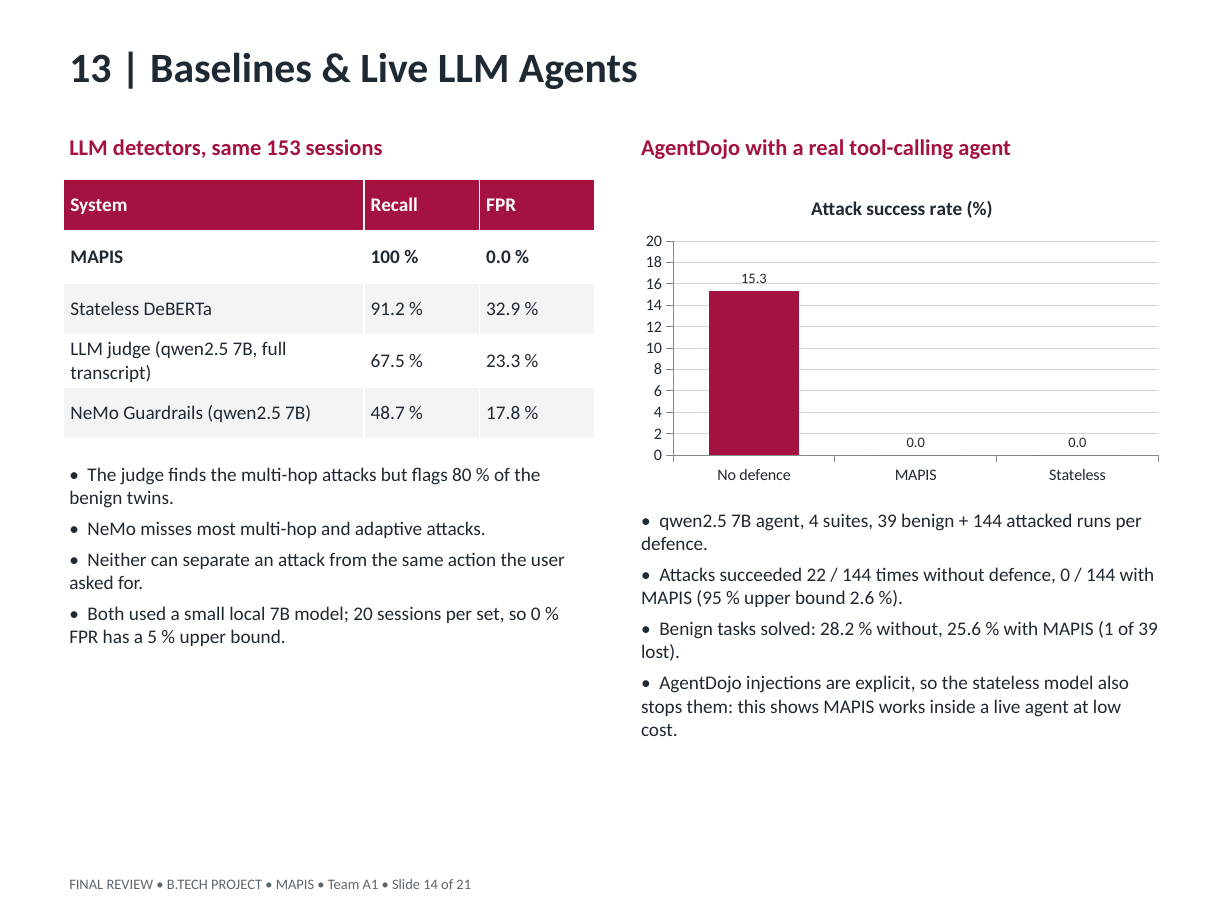
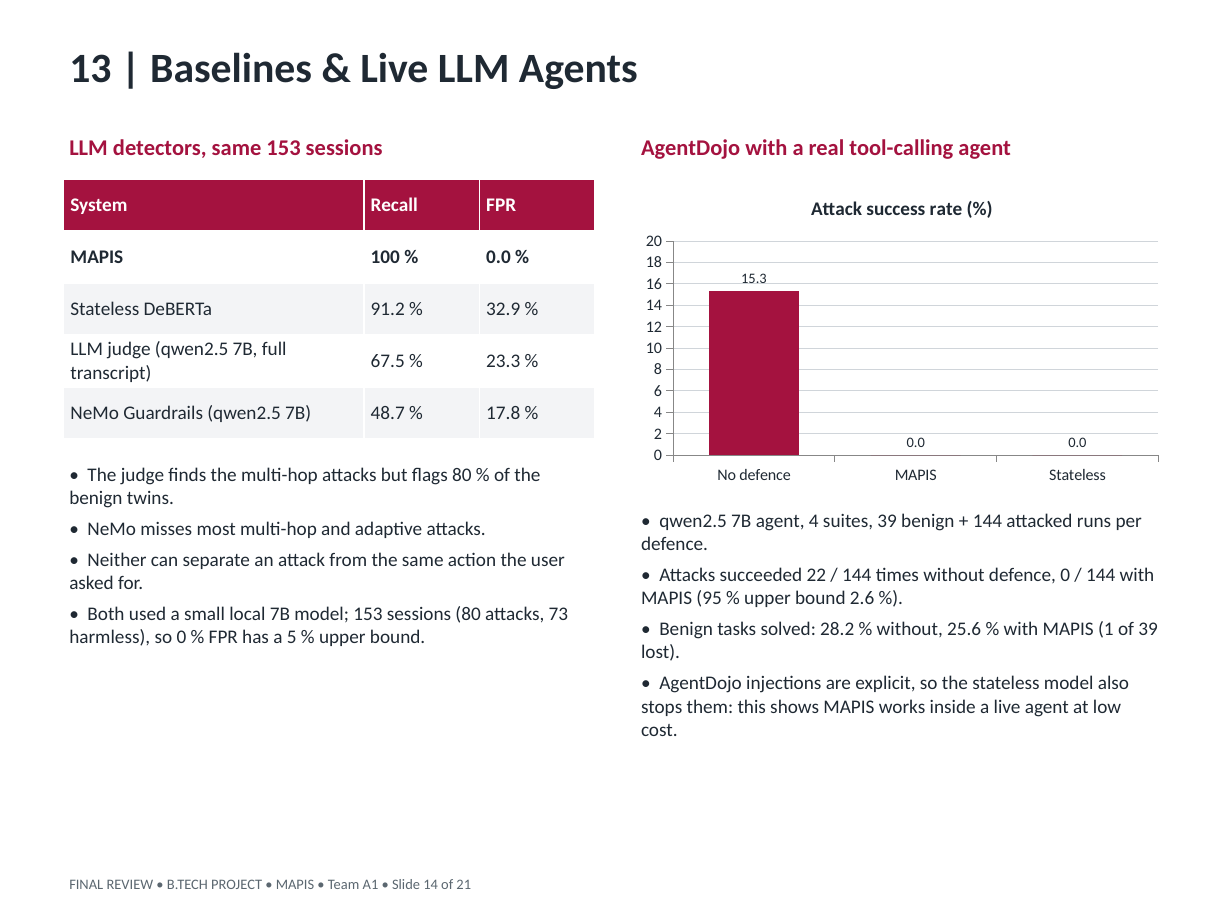
Before and after one commit to Vishnu868/Mapis, a slide deck: slide 14 of docs/final/MAPIS_Final_Review.pptx. Drawn at 1232x924 pixels with LibreOffice and Linux fonts; fonts in the diff are those of the drawing. Boxes give left, top, right and bottom in pixels: in the first picture for what was removed or moved away, otherwise in the second. Text is boxed around its words. In the diff, an @@ line names an element or a change of style, - is before the commit and + after.

```diff
--- a/docs/final/MAPIS_Final_Review.pptx
+++ b/docs/final/MAPIS_Final_Review.pptx
@@ text at [69, 606, 568, 646]: text changed @@
-• Both used a small local 7B model; 20 sessions per set, so 0 % FPR has a 5 % upper bound.
+• Both used a small local 7B model; 153 sessions (80 attacks, 73 harmless), so 0 % FPR has a 5 % upper bound.
```
Also in this commit, not shown: 16 other files.
